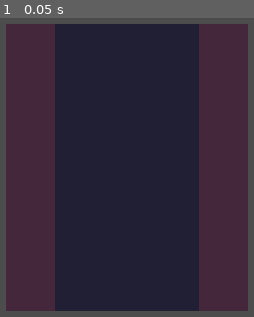
Above: before the commit, frame 1.
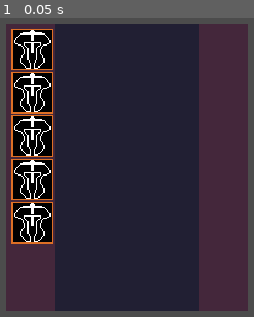
Above: after the commit, the same moment.

Repository: gonzalojs/godot_tutorials
Game: Godot game, scene res://characterpanel/scenes/SceneHandler.tscn
The game is run twice, just before and just after one commit, with the same random seed, the same clock (stepped at 60 frames per second) and the same inputs.
Inputs:
- Up to frame 1 (0.05 s): no input

The runs differ from the first frame. In frame 1, 12% of the frame differs, in the area x 4-21%, y 3-76%.

Commit message:
background

Diff:
--- a/characterpanel/scenes/UI/CharacterSheet.tscn
+++ b/characterpanel/scenes/UI/CharacterSheet.tscn
@@ -1,6 +1,8 @@
-[gd_scene load_steps=2 format=2]
+[gd_scene load_steps=4 format=2]
 
 [ext_resource path="res://assets/backgroundSelection.png" type="Texture" id=1]
+[ext_resource path="res://assets/inventoryFrame.png" type="Texture" id=2]
+[ext_resource path="res://assets/helm_back.png" type="Texture" id=3]
 
 [node name="CharacterSheet" type="Control"]
 anchor_right = 1.0
@@ -19,7 +21,7 @@
 "_edit_use_anchors_": false
 }
 
-[node name="VBoxContainer" type="VBoxContainer" parent="Background"]
+[node name="V" type="VBoxContainer" parent="Background"]
 anchor_right = 1.0
 anchor_bottom = 1.0
 custom_constants/separation = 0
@@ -27,31 +29,172 @@
 "_edit_use_anchors_": false
 }
 
-[node name="MarginContainer" type="MarginContainer" parent="Background/VBoxContainer"]
+[node name="MarginContainer" type="MarginContainer" parent="Background/V"]
 margin_right = 580.0
 margin_bottom = 12.0
 rect_min_size = Vector2( 0, 12 )
 
-[node name="HBoxContainer" type="HBoxContainer" parent="Background/VBoxContainer"]
+[node name="Main" type="HBoxContainer" parent="Background/V"]
 margin_top = 12.0
 margin_right = 580.0
-margin_bottom = 12.0
+margin_bottom = 678.0
+size_flags_vertical = 3
 custom_constants/separation = 0
 __meta__ = {
 "_edit_use_anchors_": false
 }
 
-[node name="MarginContainer" type="MarginContainer" parent="Background/VBoxContainer/HBoxContainer"]
+[node name="MarginLeft" type="MarginContainer" parent="Background/V/Main"]
 margin_right = 12.0
+margin_bottom = 666.0
 rect_min_size = Vector2( 12, 0 )
 
-[node name="VBoxContainer" type="VBoxContainer" parent="Background/VBoxContainer/HBoxContainer"]
+[node name="LeftEquip" type="VBoxContainer" parent="Background/V/Main"]
 margin_left = 12.0
-margin_right = 106.0
+margin_right = 112.0
+margin_bottom = 666.0
 rect_min_size = Vector2( 94, 0 )
 
-[node name="MarginContainer2" type="MarginContainer" parent="Background/VBoxContainer"]
-margin_top = 12.0
-margin_right = 580.0
-margin_bottom = 24.0
+[node name="Head" type="TextureRect" parent="Background/V/Main/LeftEquip"]
+margin_left = -1.0
+margin_top = -1.0
+margin_right = 99.0
+margin_bottom = 99.0
+rect_min_size = Vector2( 100, 100 )
+size_flags_horizontal = 4
+size_flags_vertical = 4
+texture = ExtResource( 2 )
+expand = true
+
+[node name="Icon" type="TextureRect" parent="Background/V/Main/LeftEquip/Head"]
+anchor_right = 1.0
+anchor_bottom = 1.0
+margin_left = 3.0
+margin_top = 3.0
+margin_right = -3.0
+margin_bottom = -3.0
+texture = ExtResource( 3 )
+expand = true
+__meta__ = {
+"_edit_use_anchors_": false
+}
+
+[node name="Head2" type="TextureRect" parent="Background/V/Main/LeftEquip"]
+margin_left = -1.0
+margin_top = 103.0
+margin_right = 99.0
+margin_bottom = 203.0
+rect_min_size = Vector2( 100, 100 )
+size_flags_horizontal = 4
+size_flags_vertical = 4
+texture = ExtResource( 2 )
+expand = true
+
+[node name="Icon" type="TextureRect" parent="Background/V/Main/LeftEquip/Head2"]
+anchor_right = 1.0
+anchor_bottom = 1.0
+margin_left = 3.0
+margin_top = 3.0
+margin_right = -3.0
+margin_bottom = -3.0
+texture = ExtResource( 3 )
+expand = true
+__meta__ = {
+"_edit_use_anchors_": false
+}
+
+[node name="Head3" type="TextureRect" parent="Background/V/Main/LeftEquip"]
+margin_left = -1.0
+margin_top = 207.0
+margin_right = 99.0
+margin_bottom = 307.0
+rect_min_size = Vector2( 100, 100 )
+size_flags_horizontal = 4
+size_flags_vertical = 4
+texture = ExtResource( 2 )
+expand = true
+
+[node name="Icon" type="TextureRect" parent="Background/V/Main/LeftEquip/Head3"]
+anchor_right = 1.0
+anchor_bottom = 1.0
+margin_left = 3.0
+margin_top = 3.0
+margin_right = -3.0
+margin_bottom = -3.0
+texture = ExtResource( 3 )
+expand = true
+__meta__ = {
+"_edit_use_anchors_": false
+}
+
+[node name="Head4" type="TextureRect" parent="Background/V/Main/LeftEquip"]
+margin_left = -1.0
+margin_top = 311.0
+margin_right = 99.0
+margin_bottom = 411.0
+rect_min_size = Vector2( 100, 100 )
+size_flags_horizontal = 4
+size_flags_vertical = 4
+texture = ExtResource( 2 )
+expand = true
+
+[node name="Icon" type="TextureRect" parent="Background/V/Main/LeftEquip/Head4"]
+anchor_right = 1.0
+anchor_bottom = 1.0
+margin_left = 3.0
+margin_top = 3.0
+margin_right = -3.0
+margin_bottom = -3.0
+texture = ExtResource( 3 )
+expand = true
+__meta__ = {
+"_edit_use_anchors_": false
+}
+
+[node name="Head5" type="TextureRect" parent="Background/V/Main/LeftEquip"]
+margin_left = -1.0
+margin_top = 415.0
+margin_right = 99.0
+margin_bottom = 515.0
+rect_min_size = Vector2( 100, 100 )
+size_flags_horizontal = 4
+size_flags_vertical = 4
+texture = ExtResource( 2 )
+expand = true
+
+[node name="Icon" type="TextureRect" parent="Background/V/Main/LeftEquip/Head5"]
+anchor_right = 1.0
+anchor_bottom = 1.0
+margin_left = 3.0
+margin_top = 3.0
+margin_right = -3.0
+margin_bottom = -3.0
+texture = ExtResource( 3 )
+expand = true
+__meta__ = {
+"_edit_use_anchors_": false
+}
+
+[node name="Middle" type="Control" parent="Background/V/Main"]
+margin_left = 112.0
+margin_right = 474.0
+margin_bottom = 666.0
+size_flags_horizontal = 3
+
+[node name="RightEquip" type="VBoxContainer" parent="Background/V/Main"]
+margin_left = 474.0
+margin_right = 568.0
+margin_bottom = 666.0
+rect_min_size = Vector2( 94, 0 )
+
+[node name="MarginRight" type="MarginContainer" parent="Background/V/Main"]
+margin_left = 568.0
+margin_right = 580.0
+margin_bottom = 666.0
+rect_min_size = Vector2( 12, 0 )
+
+[node name="MarginContainer2" type="MarginContainer" parent="Background/V"]
+margin_top = 678.0
+margin_right = 580.0
+margin_bottom = 690.0
 rect_min_size = Vector2( 0, 12 )
Binary file added: assets/helm_back.png
Not shown, added: assets/helm_back.png.import
Binary file added: assets/inventoryFrame.png
Not shown, added: assets/inventoryFrame.png.import
